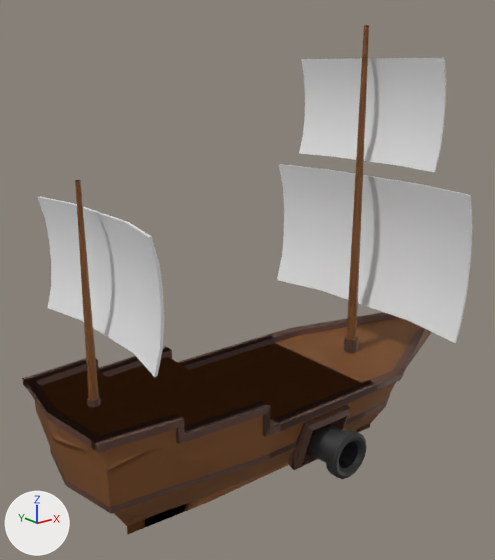
Renders of the Blender file Modelle/SchiffExport.blend from each side of a commit.
The view is the same before and after, from a 50 mm lens placed at (-54.3, -63.0, 53.0), pointed at (-0.8, 4.0, 26.2). Lighting does not change. The marker at lower left points along +X, +Y and +Z. The picture after the commit comes second.

Script lines for the objects in view, before the commit:
```python
me_cube_012 = bpy.data.meshes.new('Cube.012')
me_cube_012.from_pydata(...)  # 445 vertices, 401 faces; spans x -2.73..3.66, y -0.98..0.98, z -0.34..4.94
me_cube_012.polygons.foreach_set('use_smooth', [True] * 401)
# faces by material slot: [151, 250]
me_cube_012.materials.append(mat_schiff1)  # brown #a1693a
me_cube_012.materials.append(mat_schiff2)  # brown #7b584c
me_cylinder_001 = bpy.data.meshes.new('Cylinder.001')
me_cylinder_001.from_pydata(...)  # 144 vertices, 130 faces; spans x -1.21..1.23, y -1.23..1.22, z 0.0..4.97
me_cylinder_001.polygons.foreach_set('use_smooth', [True] * 130)
me_cylinder_001.materials.append(mat_kanone)  # black #2d2d2d
me_plane_001 = bpy.data.meshes.new('Plane.001')
me_plane_001.from_pydata(...)  # 180 vertices, 174 faces; spans x 3.2..29.0, y -9.9..9.9, z -7.2..12.7
me_plane_001.polygons.foreach_set('use_smooth', [True] * 174)
ob_kanone1 = bpy.data.objects.new('Kanone1', me_cylinder_001)
ob_kanone1.location = (0.3, -5.9, 8.5)
ob_kanone1.rotation_euler = (-1.571, 0.0, 3.142)  # degrees (-90, 0, 180)
ob_kanone1.scale = (2.42, 2.42, 1.76)
ob_plane_001 = bpy.data.objects.new('Plane.001', me_plane_001)
ob_plane_001.location = (-30.2, 0.0, 32.1)
ob_plane_001.scale = (1.71, 1.71, 1.71)
ob_schiffganz = bpy.data.objects.new('SchiffGanz', me_cube_012)
ob_schiffganz.location = (0.0, 0.0, 2.5)
ob_schiffganz.scale = (11.2, 11.2, 11.2)
# also in view: 'SchiffMitte' at (3.9, 0.0, 28.3); 'SchiffHinten' at (-7.5, 0.0, 28.3)
```
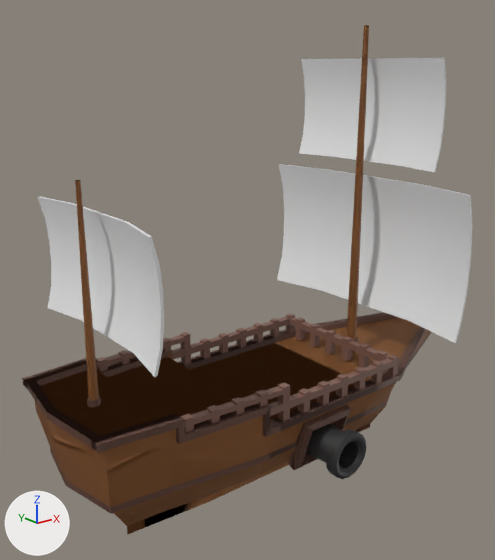
What changed in the scene script:
```text
Add me_cube_008:
    me_cube_008.from_pydata(...)  # 608 vertices, 546 faces; spans x -0.5..37.1, y -23.1..0.6, z -0.5..4.9
    me_cube_008.materials.append(mat_schiff2)  # brown #7b584c
Add ob_cube_001:
    ob_cube_001 = bpy.data.objects.new('Cube.001', me_cube_008)
    ob_cube_001.location = (12.5, -10.1, 13.9)
    ob_cube_001.rotation_euler = (0.0, 0.0, 3.142)  # degrees (0, 0, 180)
    ob_cube_001.scale = (0.891, 0.891, 0.891)
```

Boxes [x1, y1, x2, y2] around the edits, measured in the pictures (495 x 560 px):
'Cube.001', added (brown): after [97, 314, 399, 432]
